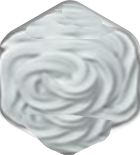
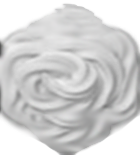
Layer changes from the first 140 × 155 image to the second:
renamed "Regular_Icing" to "icing", painted on it over [0,1,140,155]
hid "图层 1", painted on it over [0,0,140,155]
